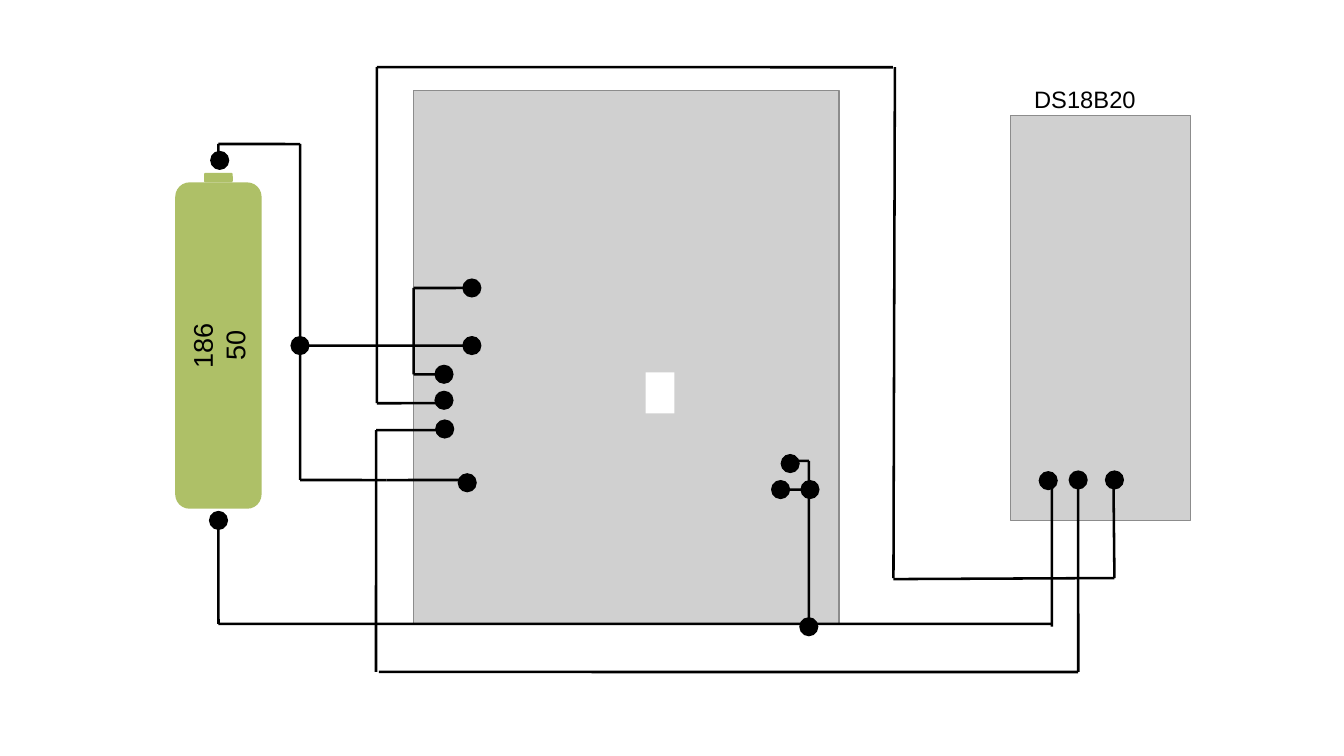
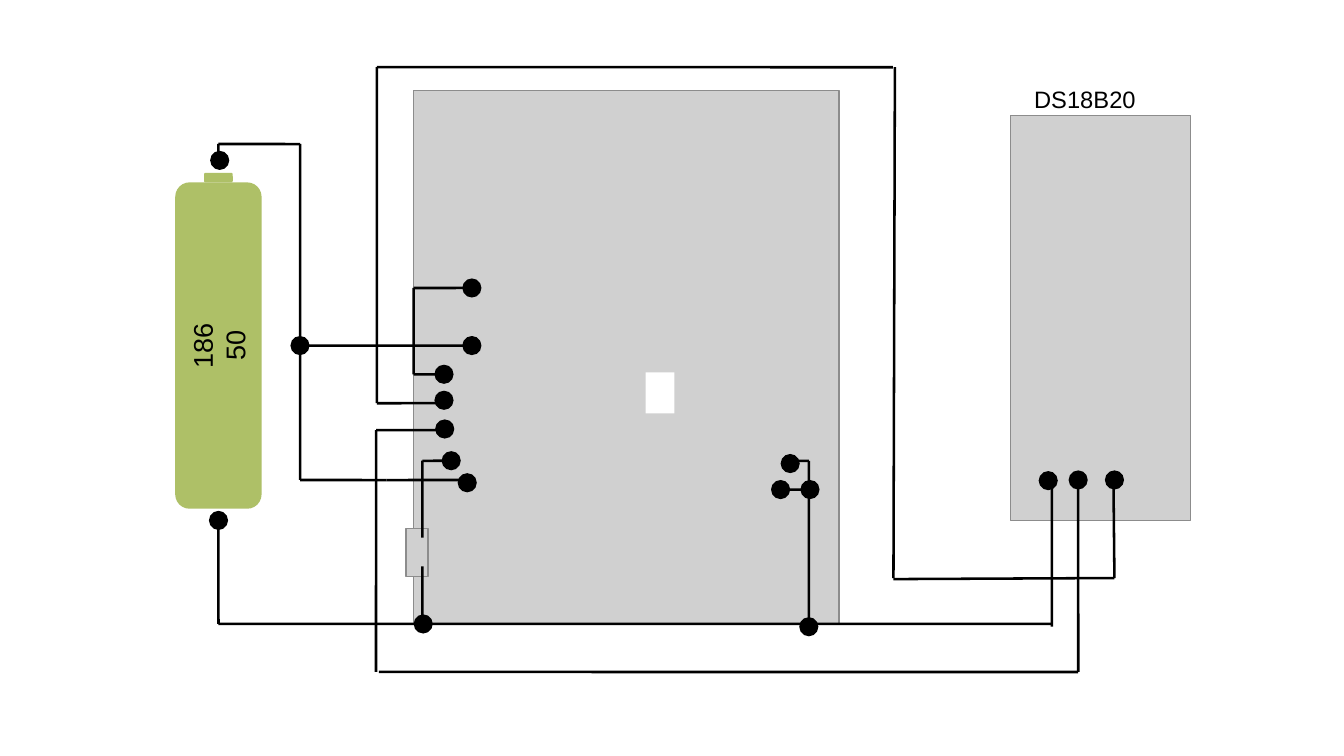
Before and after one commit to Noschvie/shrdzm, a slide deck: slide 11 of hardware/Wiring.odp. Drawn at 1344x756 pixels with LibreOffice and Linux fonts; fonts in the diff are those of the drawing; grey boxes stand for pictures. Boxes give left, top, right and bottom in pixels: in the first picture for what was removed or moved away, otherwise in the second. Text is boxed around its words. In the diff, an @@ line names an element or a change of style, - is before the commit and + after.

```diff
--- a/hardware/Wiring.odp
+++ b/hardware/Wiring.odp
@@ line added from (451, 461) to (422, 461), #000000 1.5 pt @@
@@ line added from (422, 538) to (422, 461), #000000 1.5 pt @@
@@ ellipse added at box(441, 451, 461, 471), fill #000000 @@
@@ picture added at box(406, 529, 428, 577) @@
@@ line added from (422, 567) to (422, 624), #000000 1.5 pt @@
@@ ellipse added at box(413, 615, 433, 634), fill #000000 @@
```
Also in this commit, not shown: 2 other files.
